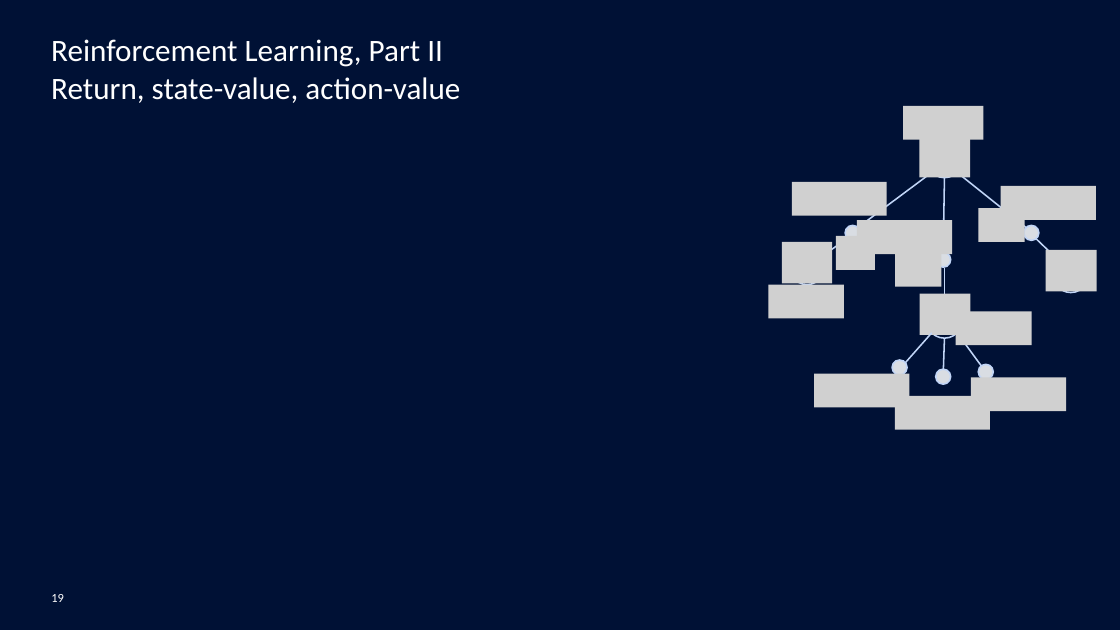
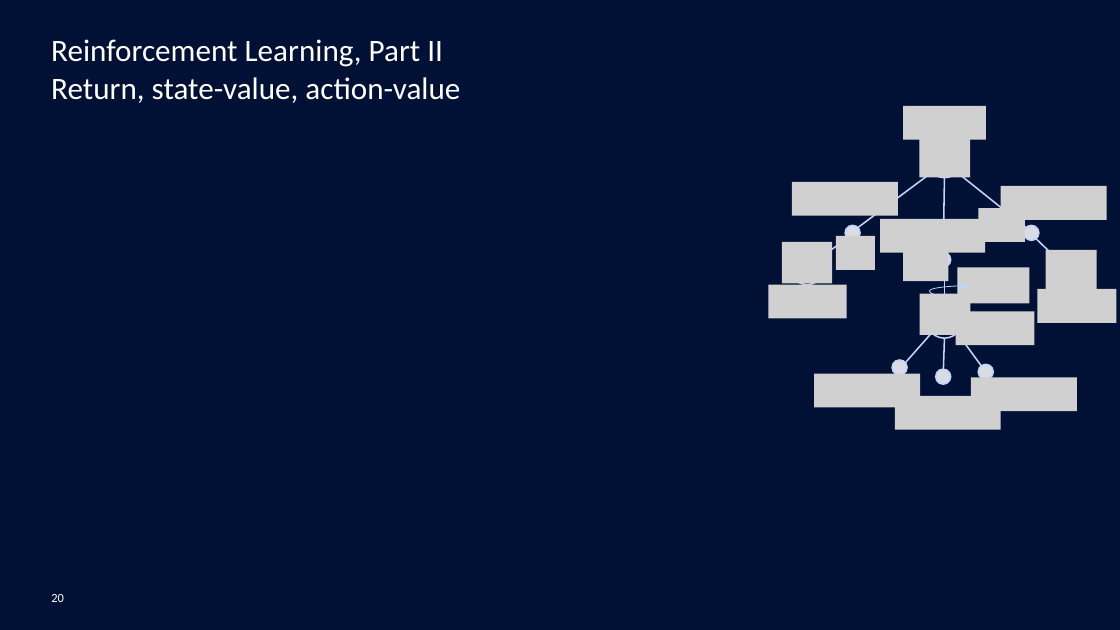
Before and after one commit to mgoutay/ml_course, a slide deck: slide 20 of RL_course.pptx (slide 19 before the commit). Drawn at 1120x630 pixels with LibreOffice and Linux fonts; fonts in the diff are those of the drawing; grey boxes stand for pictures; background and template pictures are left out. Boxes give left, top, right and bottom in pixels: in the first picture for what was removed or moved away, otherwise in the second. Text is boxed around its words. In the diff, an @@ line names an element or a change of style, - is before the commit and + after.

```diff
--- a/RL_course.pptx
+++ b/RL_course.pptx
@@ picture: place and size @@
-picture at <box>792,181,887,215</box>
+picture at <box>792,181,898,215</box>
@@ picture: place and size @@
-picture at <box>1000,186,1095,220</box>
+picture at <box>1000,186,1107,220</box>
@@ picture: place and size @@
-picture at <box>857,221,952,254</box>
+picture at <box>880,218,986,252</box>
@@ picture: place and size @@
-picture at <box>895,253,941,287</box>
+picture at <box>903,248,949,281</box>
@@ picture added at <box>958,268,1029,304</box> @@
@@ curved arrow added from (945, 297) to (968, 286), #C1D5F7 0.5 pt @@
@@ picture added at <box>1037,289,1116,323</box> @@
@@ picture: place and size @@
-picture at <box>814,374,909,408</box>
+picture at <box>814,374,921,408</box>
@@ picture: place and size @@
-picture at <box>971,377,1066,411</box>
+picture at <box>971,377,1077,411</box>
@@ picture: place and size @@
-picture at <box>895,395,990,429</box>
+picture at <box>895,395,1001,429</box>
@@ page number at <box>51,594,64,602</box>: text changed @@
-19
+20
```
Also in this commit, not shown: 11 other slides changed, 1 slide added, 2 other files.
